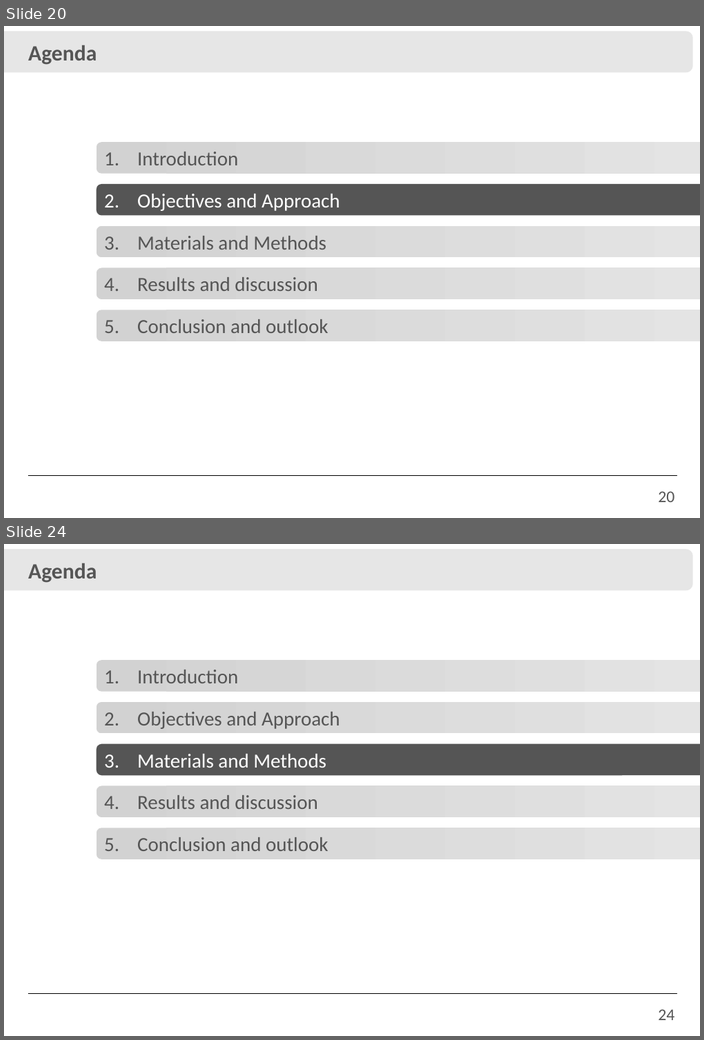
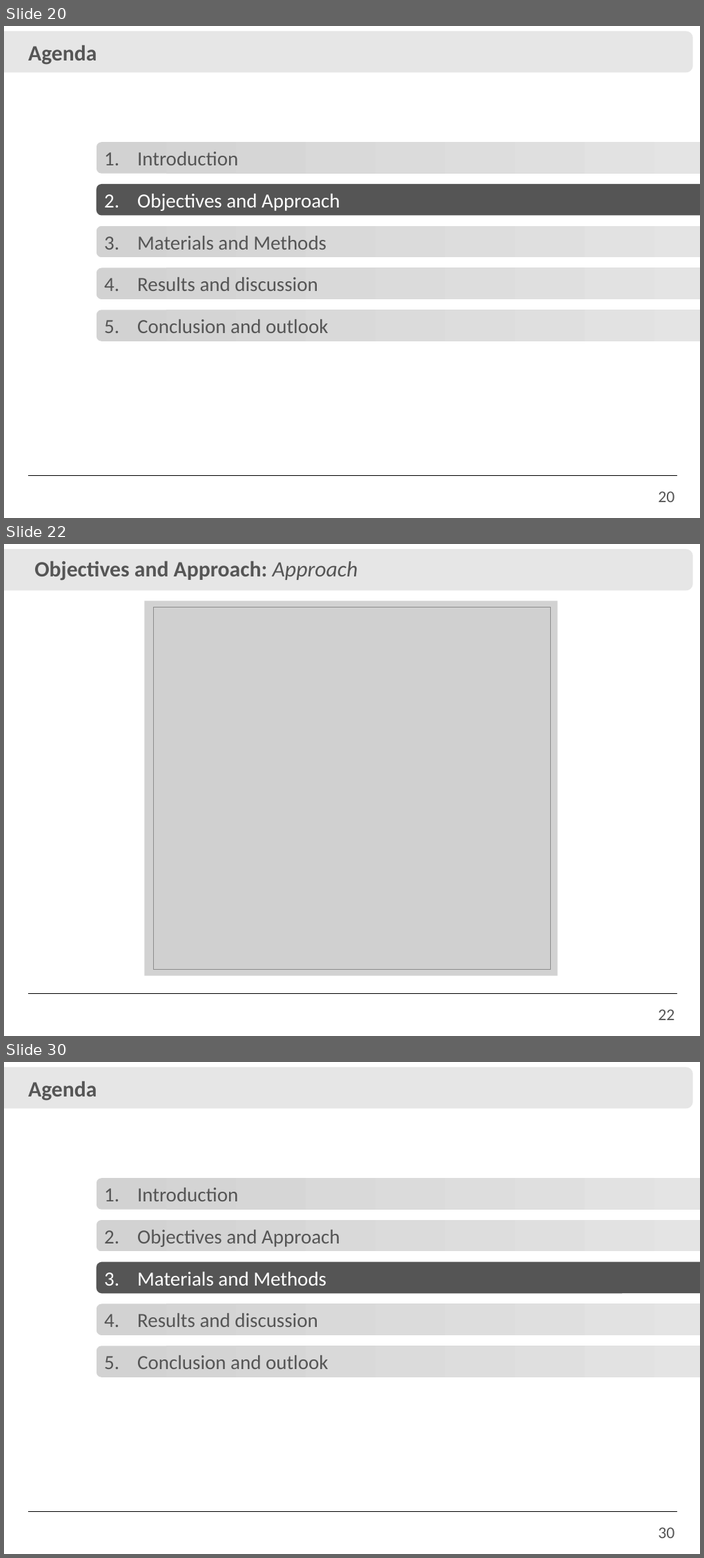
Before and after one commit to IvanRehder/Dissertacao, a slide deck: Apresentação/Apresentação.pptx. Shown one above the other, each under a label of ours: slides 20 and 24 before the commit, slides 20, 22 and 30 after it; the slides between them are not shown. The pictures are 704x1040 and 704x1558 pixels, drawn with LibreOffice and Linux fonts; fonts in the diff are those of the drawing; grey boxes stand for pictures; background and template pictures are left out. Boxes give left, top, right and bottom in pixels: in the first picture for what was removed or moved away, otherwise in the second. Text is boxed around its words. In the diff, an @@ line names an element or a change of style, - is before the commit and + after.

```diff
--- a/Apresentação/Apresentação.pptx
+++ b/Apresentação/Apresentação.pptx
@@ slide 22 added at [4,544,700,1036], background #FFFFFF; not listed: 3 template elements that a slide beside it also shows @@
@@ text added at [34,561,358,581], 24 pt, text #555555, bold @@
+Objectives and Approach: Approach
@@ rectangle added at [144,601,557,976], fill #D2D2D2 @@
@@ picture added at [153,607,550,969] @@
@@ what was slide 24 is now slide 30 @@
@@ page number at [657,1527,674,1538]: text changed @@
-24
+30
```
Also in this commit, not shown: 16 slides changed, 7 other slides added, 3 slides removed, 47 other files.
